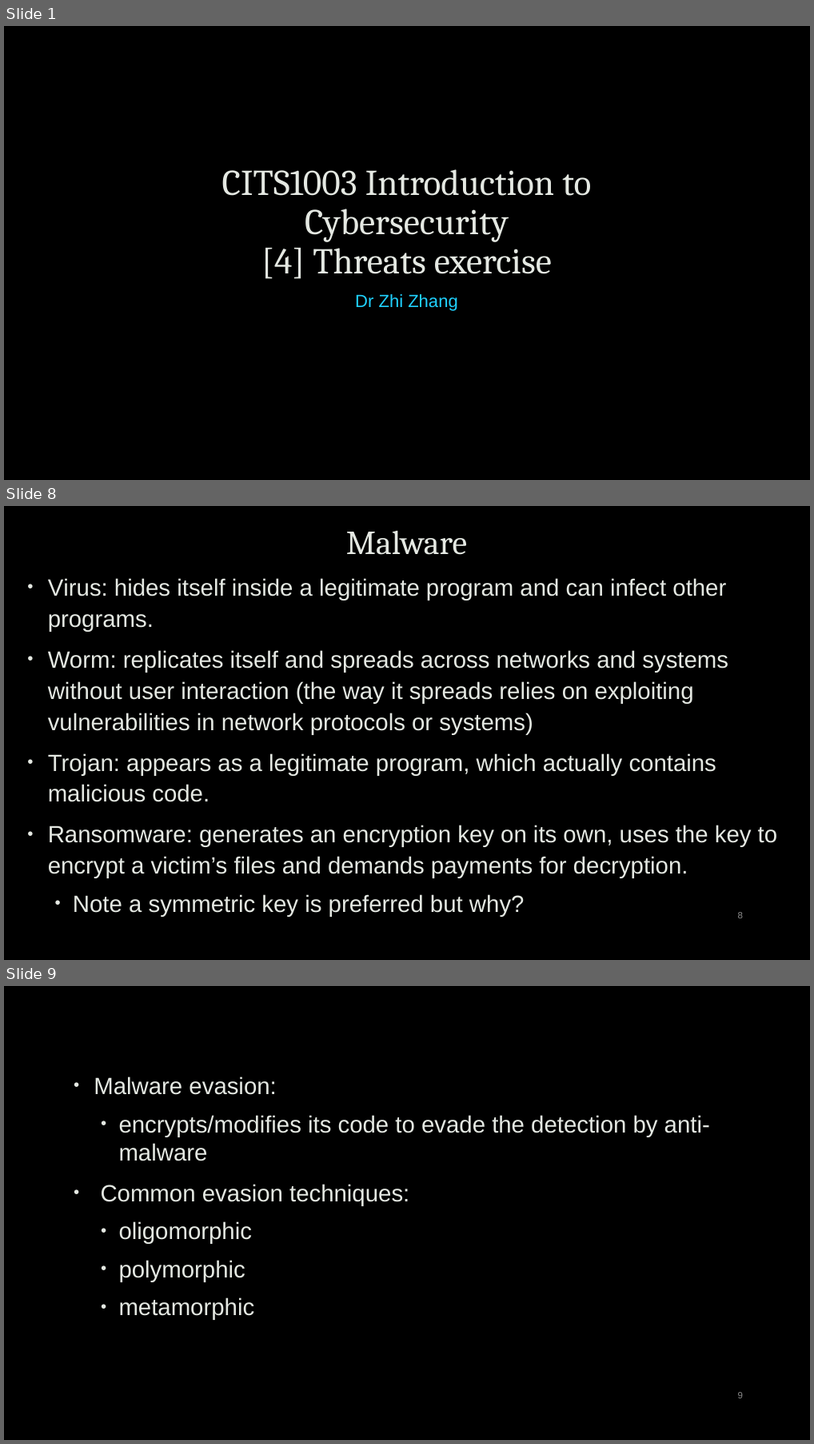
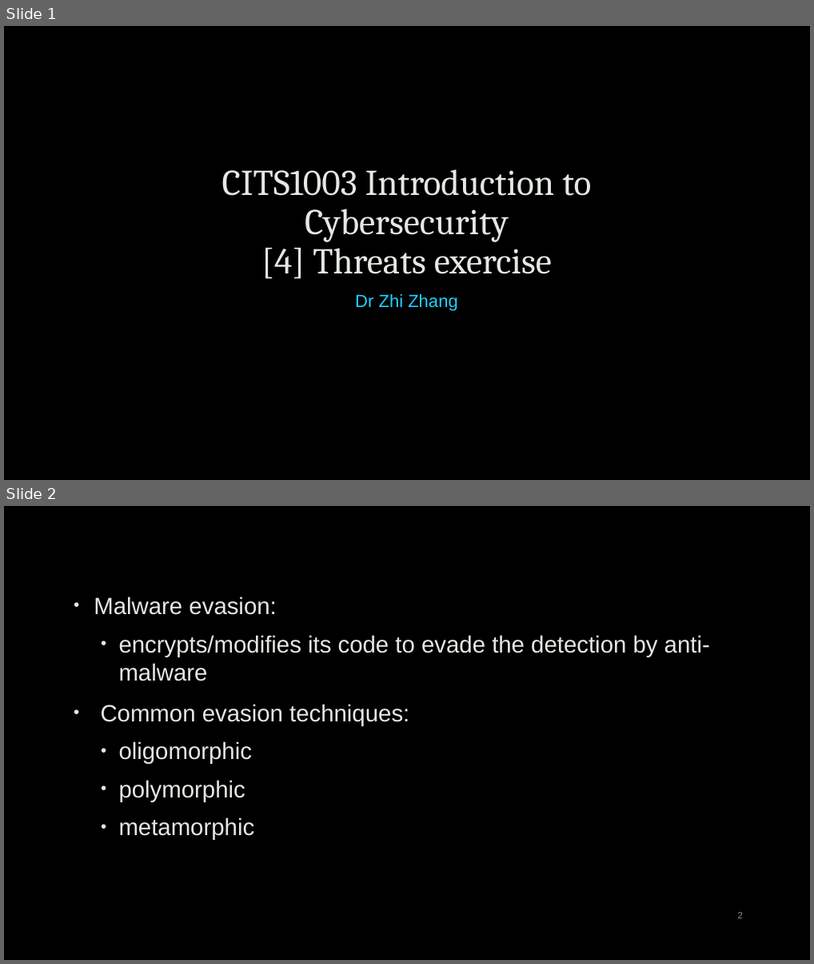
Before and after one commit to robert-mcknight/citx1003, a slide deck: cits1003-lecture_slides/CITS1003-5 Threats - exercises.pptx. Shown one above the other, each under a label of ours: slides 1, 8 and 9 before the commit, slides 1 and 2 after it; the slides between them are not shown. The pictures are 814x1444 and 814x964 pixels, drawn with LibreOffice and Linux fonts; fonts in the diff are those of the drawing; background and template pictures are left out. Boxes give left, top, right and bottom in pixels: in the first picture for what was removed or moved away, otherwise in the second. Text is boxed around its words. In the diff, an @@ line names an element or a change of style, - is before the commit and + after.

```diff
--- a/cits1003-lecture_slides/CITS1003-5 Threats - exercises.pptx
+++ b/cits1003-lecture_slides/CITS1003-5 Threats - exercises.pptx
@@ slide 8 removed at [4, 506, 810, 960], background picture (left out) @@
@@ title removed at [346, 531, 467, 555] @@
-Malware
@@ text removed at [48, 578, 778, 916] @@
-• Virus: hides itself inside a legitimate program and can infect other programs.
-• Worm: replicates itself and spreads across networks and systems without user interaction (the way it spreads relies on exploiting vulnerabilities in network protocols or systems)
-• Trojan: appears as a legitimate program, which actually contains malicious code.
-• Ransomware: generates an encryption key on its own, uses the key to encrypt a victim’s files and demands payments for decryption.
-  • Note a symmetric key is preferred but why?
@@ page number removed at [738, 912, 743, 918] @@
-8
@@ what was slide 9 is now slide 2 @@
@@ page number at [738, 912, 743, 918]: text changed @@
-9
+2
```
Also in this commit, not shown: 2 slides changed, 6 other slides removed, 5 other files.
